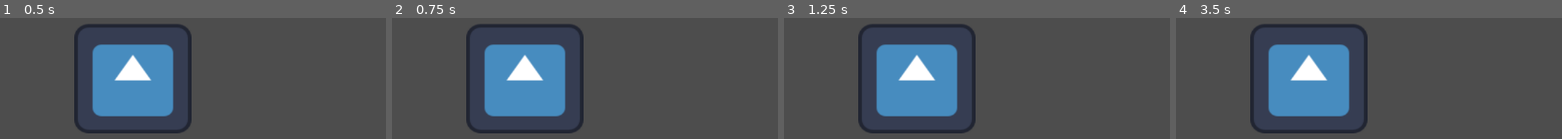
Above: before the commit, frames 1-4 (left to right).
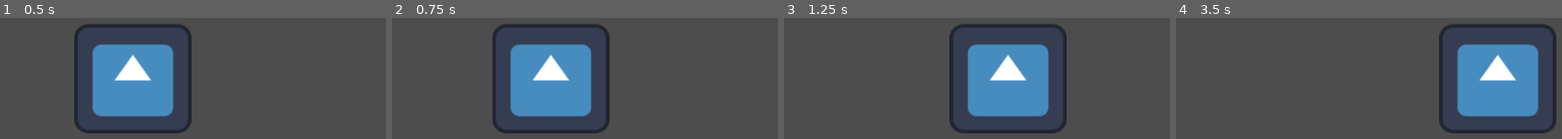
Above: after the commit, the same moments.

Repository: ElliotxCode/CISC-2540-lab2
Game: Godot game, scene res://node_2d.tscn
Same seed, same stepped clock (60 frames per second), same inputs: the game is played once before the commit and once after it. The engine's default icon, where the game draws it, is replaced by a stand-in: a white triangle on a blue panel in a dark square.
Inputs:
- Up to frame 1 (0.5 s): no input
- Up to frame 2 (0.75 s): tap Enter at 0.5 s; hold Right (ui_right) from 0.53 s (still down)
- Up to frame 3 (1.25 s): keep holding Right (ui_right)
- Up to frame 4 (3.5 s): release Right (ui_right) at 1.28 s; hold Left (ui_left) 1.28-2.03 s; hold Right (ui_right) from 2.03 s (still down)

Frame 1 is identical in both runs. In frame 2, 14% of the frame differs, in the area x 19-57%, y 5-96%; in frame 3, 30%; in frame 4, 32%, in the area x 19-99%, y 5-96%.

Commit message:
moves sprite with A and D key

Diff:
--- a/NewGameProject/icon.gd
+++ b/NewGameProject/icon.gd
@@ -1,20 +1,20 @@
 extends Sprite2D
 
-@export var speed = 5
+@export var speed: float = 200.0
 
+func _process(delta):
+	var move_dir = Vector2.ZERO
 
-# Called when the node enters the scene tree for the first time.
-func _ready():
-	pass # Replace with function body.
+	if Input.is_action_pressed("ui_right"):
+		move_dir.x += 1
+	elif Input.is_action_pressed("ui_left"):
+		move_dir.x -= 1
 
+	if move_dir.x > 0:
+		print("Moving right!")
+	elif move_dir.x < 0:
+		print("Moving left!")
+	else:
+		print("Standing still!")
 
-# Called every frame. 'delta' is the elapsed time since the previous frame.
-func _process(delta):
-	if Input.is_action_pressed("move_right"):
-		position.x += speed
-	if Input.is_action_pressed("move_left"):
-		position.x -= speed
-	if Input.is_action_pressed("move_up"):
-		position.y -= speed
-	if Input.is_action_pressed("move_down"):
-		position.y += speed
+	position += move_dir * speed * delta
--- a/NewGameProject/node_2d.tscn
+++ b/NewGameProject/node_2d.tscn
@@ -1,7 +1,13 @@
-[gd_scene load_steps=3 format=3 uid="uid://bfp0d24dvgh3f"]
+[gd_scene load_steps=6 format=3 uid="uid://bfp0d24dvgh3f"]
 
 [ext_resource type="Texture2D" uid="uid://duekb425o8mfd" path="res://icon.svg" id="1_wtcfe"]
 [ext_resource type="Script" uid="uid://djk0cyyhu0fq3" path="res://icon.gd" id="2_0e48y"]
+
+[sub_resource type="Environment" id="Environment_0e48y"]
+
+[sub_resource type="CameraAttributesPractical" id="CameraAttributesPractical_epypp"]
+
+[sub_resource type="Compositor" id="Compositor_0hol4"]
 
 [node name="Node2D" type="Node2D"]
 
@@ -10,3 +16,9 @@
 scale = Vector2(1.40625, 1.3125)
 texture = ExtResource("1_wtcfe")
 script = ExtResource("2_0e48y")
+
+[node name="WorldEnvironment" type="WorldEnvironment" parent="."]
+environment = SubResource("Environment_0e48y")
+camera_attributes = SubResource("CameraAttributesPractical_epypp")
+compositor = SubResource("Compositor_0hol4")
+script = ExtResource("2_0e48y")
--- a/NewGameProject/project.godot
+++ b/NewGameProject/project.godot
@@ -14,3 +14,23 @@
 run/main_scene="uid://bfp0d24dvgh3f"
 config/features=PackedStringArray("4.4", "Forward Plus")
 config/icon="res://icon.svg"
+
+[input]
+
+ui_left={
+"deadzone": 0.5,
+"events": [Object(InputEventKey,"resource_local_to_scene":false,"resource_name":"","device":0,"window_id":0,"alt_pressed":false,"shift_pressed":false,"ctrl_pressed":false,"meta_pressed":false,"pressed":false,"keycode":4194319,"physical_keycode":0,"key_label":0,"unicode":0,"location":0,"echo":false,"script":null)
+, Object(InputEventJoypadButton,"resource_local_to_scene":false,"resource_name":"","device":0,"button_index":13,"pressure":0.0,"pressed":false,"script":null)
+, Object(InputEventJoypadMotion,"resource_local_to_scene":false,"resource_name":"","device":0,"axis":0,"axis_value":-1.0,"script":null)
+, Object(InputEventKey,"resource_local_to_scene":false,"resource_name":"","device":0,"window_id":0,"alt_pressed":false,"shift_pressed":false,"ctrl_pressed":false,"meta_pressed":false,"pressed":false,"keycode":0,"physical_keycode":65,"key_label":0,"unicode":0,"location":0,"echo":false,"script":null)
+, Object(InputEventKey,"resource_local_to_scene":false,"resource_name":"","device":0,"window_id":0,"alt_pressed":false,"shift_pressed":false,"ctrl_pressed":false,"meta_pressed":false,"pressed":false,"keycode":0,"physical_keycode":65,"key_label":0,"unicode":0,"location":0,"echo":false,"script":null)
+]
+}
+ui_right={
+"deadzone": 0.5,
+"events": [Object(InputEventKey,"resource_local_to_scene":false,"resource_name":"","device":0,"window_id":0,"alt_pressed":false,"shift_pressed":false,"ctrl_pressed":false,"meta_pressed":false,"pressed":false,"keycode":4194321,"physical_keycode":0,"key_label":0,"unicode":0,"location":0,"echo":false,"script":null)
+, Object(InputEventJoypadButton,"resource_local_to_scene":false,"resource_name":"","device":0,"button_index":14,"pressure":0.0,"pressed":false,"script":null)
+, Object(InputEventJoypadMotion,"resource_local_to_scene":false,"resource_name":"","device":0,"axis":0,"axis_value":1.0,"script":null)
+, Object(InputEventKey,"resource_local_to_scene":false,"resource_name":"","device":0,"window_id":0,"alt_pressed":false,"shift_pressed":false,"ctrl_pressed":false,"meta_pressed":false,"pressed":false,"keycode":0,"physical_keycode":68,"key_label":0,"unicode":0,"location":0,"echo":false,"script":null)
+]
+}
